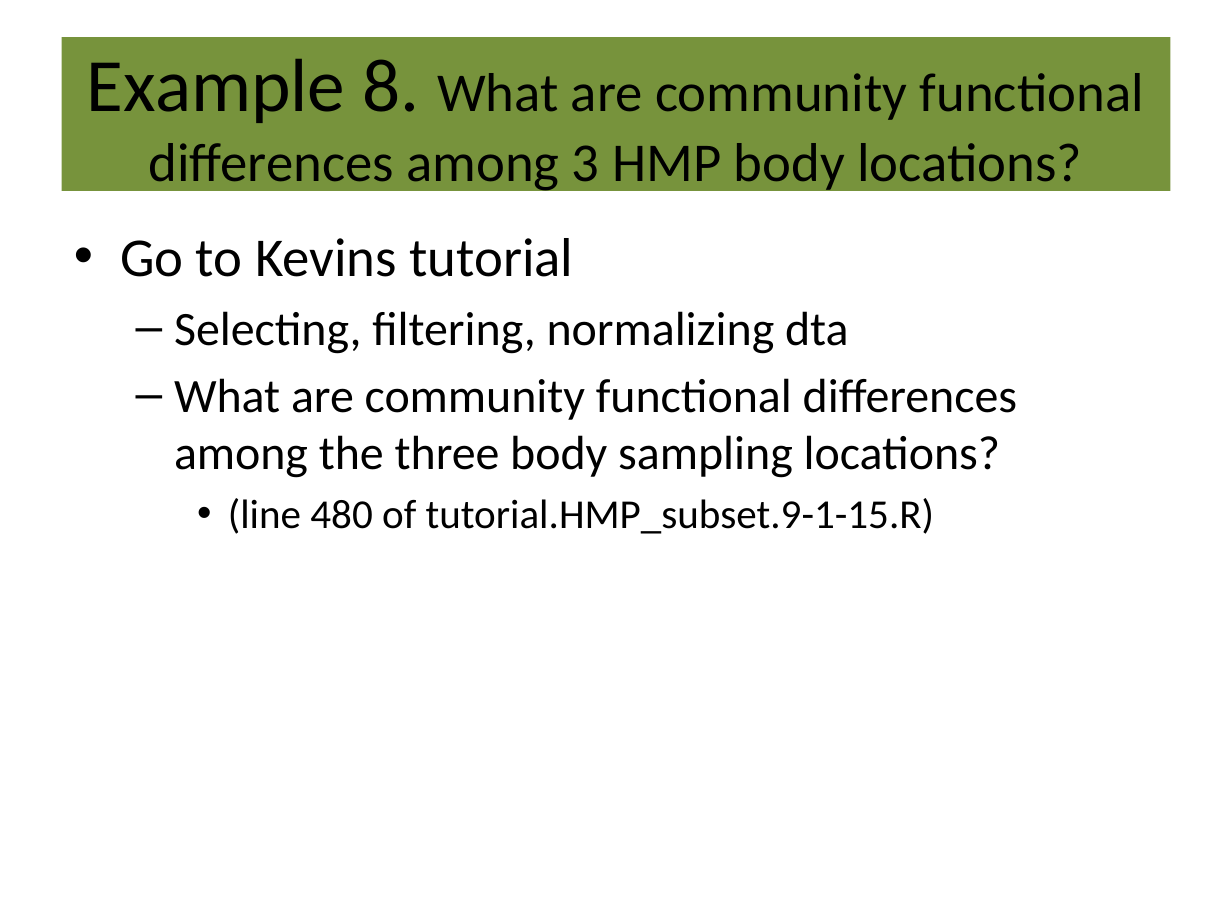
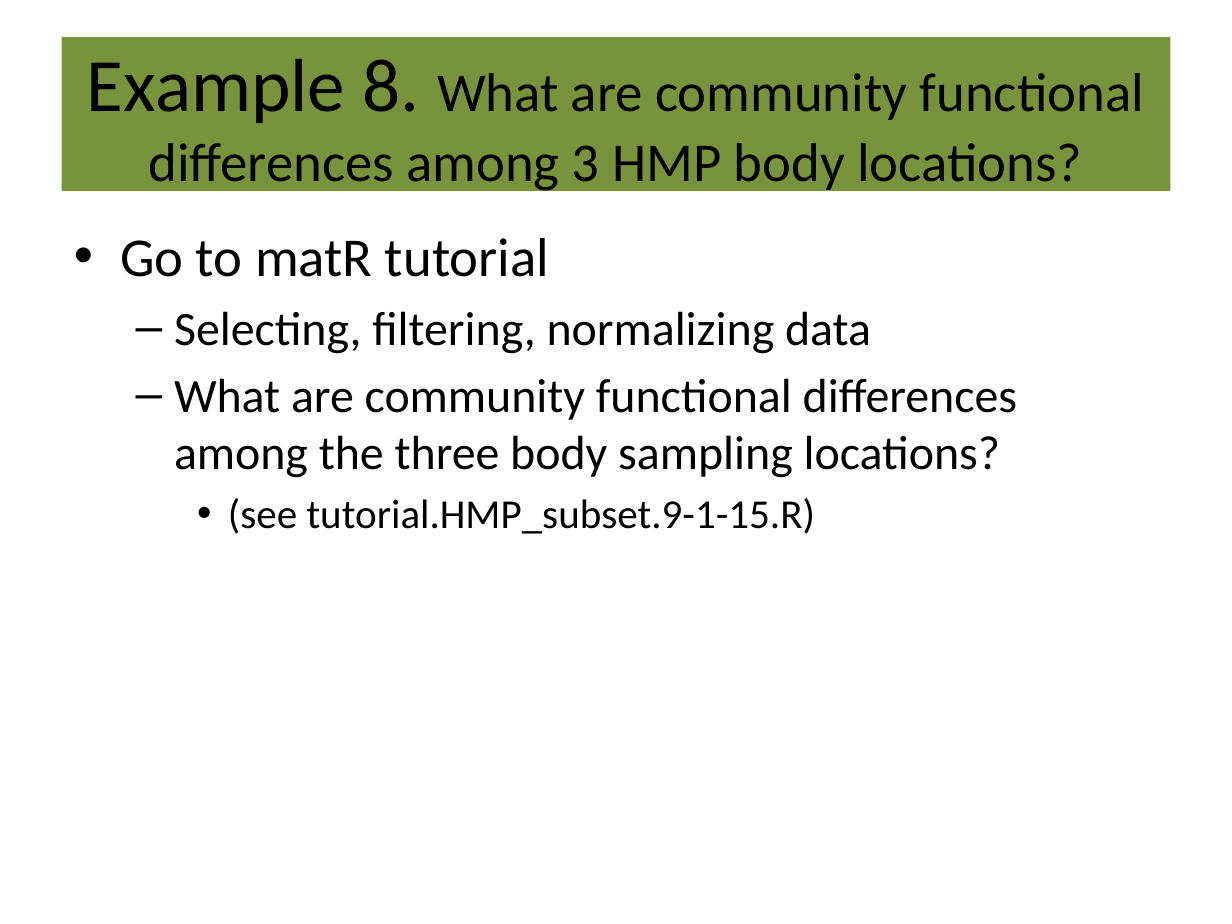
Before and after one commit to LuffyLuffy/MG-RAST-Tutorials, a slide deck: slide 49 of ui/MG-RAST_Class_v3.6.1.pptx (slide 43 before the commit). Drawn at 1232x924 pixels with LibreOffice and Linux fonts; fonts in the diff are those of the drawing. Boxes give left, top, right and bottom in pixels: in the first picture for what was removed or moved away, otherwise in the second. Text is boxed around its words. In the diff, an @@ line names an element or a change of style, - is before the commit and + after.

Commit message:
latest version of ui tutorial

```diff
--- a/ui/MG-RAST_Class_v3.6.1.pptx
+++ b/ui/MG-RAST_Class_v3.6.1.pptx
@@ text at (120, 238, 871, 354): text changed @@
-• Go to Kevins tutorial
-  – Selecting, filtering, normalizing dta
+• Go to matR tutorial
+  – Selecting, filtering, normalizing data
@@ text at (228, 498, 816, 534): text changed @@
-    • (line 480 of tutorial.HMP_subset.9-1-15.R)
+    • (see tutorial.HMP_subset.9-1-15.R)
```
Also in this commit, not shown: 13 other slides changed, 8 slides added, 2 slides removed.
